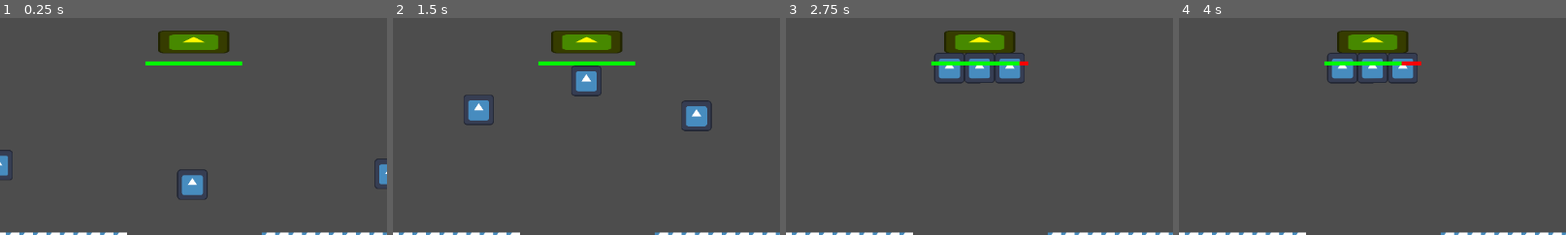
Above: before the commit, frames 1-4 (left to right).
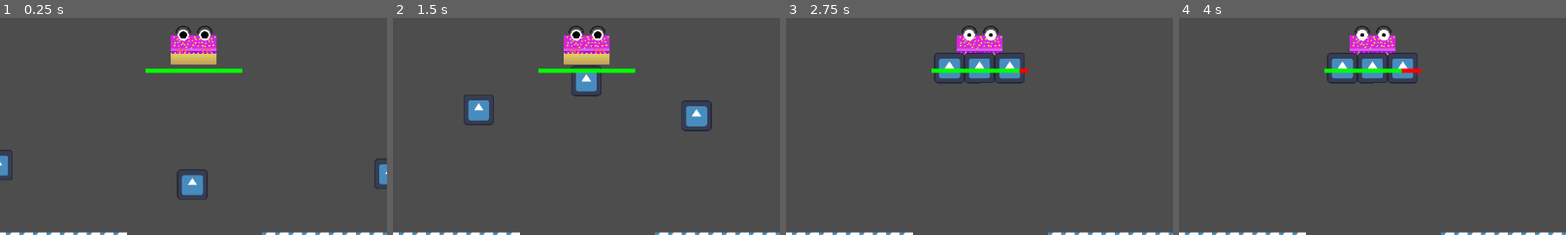
Above: after the commit, the same moments.

Repository: RainbowAsteroids/happy-birthday-bash
Game: Godot game, scene res://World/world.tscn
The game is run twice, just before and just after one commit, with the same random seed, the same clock (stepped at 60 frames per second) and the same inputs. The engine's default icon, where the game draws it, is replaced by a stand-in: a white triangle on a blue panel in a dark square.
Inputs (mouse positions are % of the whole screen's width and height, from its top left):
- Up to frame 1 (0.25 s): no input
- Up to frame 2 (1.5 s): tap Enter (ui_accept) at 0.5, 0.77 s; move the mouse to (72, 45) at 0.52 s; click (72, 45) at 0.67 s; move the mouse to (30, 55) at 1.27 s; click (30, 55) at 1.42 s
- Up to frame 3 (2.75 s): tap Enter (ui_accept) at 1.52 s; move the mouse to (60, 28) at 2.02 s; click (60, 28) at 2.17 s
- Up to frame 4 (4 s): tap Enter (ui_accept) at 2.75, 3.02, 3.5, 3.77 s; move the mouse to (45, 70) at 2.77 s; click (45, 70) at 2.92 s; move the mouse to (80, 65) at 3.52 s; click (80, 65) at 3.67 s
The pictures show only the part of the screen within x 24-73%, y 49-99%; the shares and areas given below are measured in that part.

The runs differ from the first frame. In frame 1, 3.5% of the frame differs, in the area x 37-63%, y 3-26%; in frame 2, 3.5%; in frame 3, 3.0%; in frame 4, 3.0%.

Commit message:
cake art; ref #7

Diff:
--- a/Cake/Cake.gd
+++ b/Cake/Cake.gd
@@ -3,6 +3,11 @@
 static var instance: Cake
 
 @export var health := 100.0
+
+@export var happy_sprite: Sprite2D
+@export var scared_sprite: Sprite2D
+
+var being_attacked := false
 
 @onready var area := $Area2D as Area2D
 
@@ -10,9 +15,15 @@
 	Cake.instance = self
 
 func _physics_process(delta: float):
+	being_attacked = false
+
 	for body in area.get_overlapping_bodies():
 		if body is Enemy:
+			being_attacked = true
 			health -= body.damage * delta
+
+	happy_sprite.visible = not being_attacked
+	scared_sprite.visible = being_attacked
 
 	if health <= 0:
 		print("ded")
--- /dev/null
+++ b/Cake/cake.svg
@@ -0,0 +1,595 @@
+<?xml version="1.0" encoding="UTF-8" standalone="no"?>
+<!-- Created with Inkscape (http://www.inkscape.org/) -->
+
+<svg
+   width="100mm"
+   height="100mm"
+   viewBox="0 0 100 100"
+   version="1.1"
+   id="svg757"
+   sodipodi:docname="cake.svg"
+   inkscape:version="1.2.2 (b0a8486541, 2022-12-01)"
+   inkscape:export-filename="cake-happy.png"
+   inkscape:export-xdpi="960"
+   inkscape:export-ydpi="960"
+   xmlns:inkscape="http://www.inkscape.org/namespaces/inkscape"
+   xmlns:sodipodi="http://sodipodi.sourceforge.net/DTD/sodipodi-0.dtd"
+   xmlns:xlink="http://www.w3.org/1999/xlink"
+   xmlns="http://www.w3.org/2000/svg"
+   xmlns:svg="http://www.w3.org/2000/svg">
+  <sodipodi:namedview
+     id="namedview759"
+     pagecolor="#505050"
+     bordercolor="#ffffff"
+     borderopacity="1"
+     inkscape:showpageshadow="0"
+     inkscape:pageopacity="0.14117647"
+     inkscape:pagecheckerboard="1"
+     inkscape:deskcolor="#3f3f3f"
+     inkscape:document-units="mm"
+     showgrid="true"
+     inkscape:zoom="2"
+     inkscape:cx="-22.25"
+     inkscape:cy="157"
+     inkscape:window-width="2548"
+     inkscape:window-height="1400"
+     inkscape:window-x="0"
+     inkscape:window-y="0"
+     inkscape:window-maximized="1"
+     inkscape:current-layer="layer1">
+    <inkscape:grid
+       type="xygrid"
+       id="grid888"
+       units="mm"
+       spacingx="5"
+       spacingy="5"
+       color="#0099e5"
+       opacity="0.2745098"
+       empcolor="#00d1e5"
+       empopacity="0.51372549"
+       enabled="false" />
+  </sodipodi:namedview>
+  <defs
+     id="defs754">
+    <linearGradient
+       inkscape:collect="always"
+       id="linearGradient5858">
+      <stop
+         style="stop-color:#de21de;stop-opacity:1;"
+         offset="0"
+         id="stop5854" />
+      <stop
+         style="stop-color:#dd9bf1;stop-opacity:1;"
+         offset="1"
+         id="stop5856" />
+    </linearGradient>
+    <linearGradient
+       inkscape:collect="always"
+       id="linearGradient5703">
+      <stop
+         style="stop-color:#f0e661;stop-opacity:1;"
+         offset="0"
+         id="stop5699" />
+      <stop
+         style="stop-color:#be9b5a;stop-opacity:1;"
+         offset="1"
+         id="stop5701" />
+    </linearGradient>
+    <linearGradient
+       inkscape:collect="always"
+       xlink:href="#linearGradient5703"
+       id="linearGradient5705"
+       x1="47.578957"
+       y1="66.656471"
+       x2="47.456993"
+       y2="100.28592"
+       gradientUnits="userSpaceOnUse"
+       gradientTransform="translate(0.09354433)" />
+    <linearGradient
+       inkscape:collect="always"
+       xlink:href="#linearGradient5858"
+       id="linearGradient5860"
+       x1="50"
+       y1="62.220806"
+       x2="50.068966"
+       y2="70.344597"
+       gradientUnits="userSpaceOnUse" />
+  </defs>
+  <g
+     inkscape:label="Layer 1"
+     inkscape:groupmode="layer"
+     id="layer1">
+    <path
+       id="rect942"
+       style="fill:url(#linearGradient5705);fill-opacity:1;stroke-width:10;stroke-linecap:round;stroke-linejoin:round"
+       d="m 10.202978,35.109432 h 80 c 5.54,0 10.011032,4.460011 9.999992,10 L 100.09354,100 c 0,0 -66.567655,0.10943 -89.890562,0.10943 C 4.6629781,100.10943 0.09354433,100 0.09354433,100 L 0.20297816,45.109432 c 0.0110449,-5.539989 4.45999994,-10 9.99999984,-10 z"
+       sodipodi:nodetypes="ssscccss" />
+    <ellipse
+       style="fill:#b60ae4;fill-opacity:1;stroke-width:12.136;stroke-linecap:round;stroke-linejoin:round"
+       id="path4204"
+       cx="5"
+       cy="69.584892"
+       rx="5"
+       ry="7.3640866" />
+    <ellipse
+       style="fill:#b60ae4;fill-opacity:1;stroke-width:12.136;stroke-linecap:round;stroke-linejoin:round"
+       id="circle4932"
+       cx="15"
+       cy="69.584892"
+       rx="5"
+       ry="7.3640866" />
+    <ellipse
+       style="fill:#b60ae4;fill-opacity:1;stroke-width:12.136;stroke-linecap:round;stroke-linejoin:round"
+       id="circle4934"
+       cx="25"
+       cy="69.584892"
+       rx="5"
+       ry="7.3640866" />
+    <ellipse
+       style="fill:#b60ae4;fill-opacity:1;stroke-width:12.136;stroke-linecap:round;stroke-linejoin:round"
+       id="circle4936"
+       cx="35"
+       cy="69.584892"
+       rx="5"
+       ry="7.3640866" />
+    <ellipse
+       style="fill:#b60ae4;fill-opacity:1;stroke-width:12.136;stroke-linecap:round;stroke-linejoin:round"
+       id="circle4938"
+       cx="45"
+       cy="69.584892"
+       rx="5"
+       ry="7.3640866" />
+    <ellipse
+       style="fill:#b60ae4;fill-opacity:1;stroke-width:12.136;stroke-linecap:round;stroke-linejoin:round"
+       id="circle4940"
+       cx="55"
+       cy="69.584892"
+       rx="5"
+       ry="7.3640866" />
+    <ellipse
+       style="fill:#b60ae4;fill-opacity:1;stroke-width:12.136;stroke-linecap:round;stroke-linejoin:round"
+       id="circle4942"
+       cx="65"
+       cy="69.584892"
+       rx="5"
+       ry="7.3640866" />
+    <ellipse
+       style="fill:#b60ae4;fill-opacity:1;stroke-width:12.136;stroke-linecap:round;stroke-linejoin:round"
+       id="circle4944"
+       cx="75"
+       cy="69.584892"
+       rx="5"
+       ry="7.3640866" />
+    <ellipse
+       style="fill:#b60ae4;fill-opacity:1;stroke-width:12.136;stroke-linecap:round;stroke-linejoin:round"
+       id="circle4946"
+       cx="85"
+       cy="69.584892"
+       rx="5"
+       ry="7.3640866" />
+    <ellipse
+       style="fill:#b60ae4;fill-opacity:1;stroke-width:12.136;stroke-linecap:round;stroke-linejoin:round"
+       id="circle4948"
+       cx="95"
+       cy="69.584892"
+       rx="5"
+       ry="7.3640866" />
+    <path
+       id="path4052"
+       style="fill:url(#linearGradient5860);fill-opacity:1;stroke-width:11.0243;stroke-linecap:round;stroke-linejoin:round"
+       d="m 0,35.109432 c 0,0 0.11298017,7.383378 0.10924911,12.15336 V 69.584893 H 100.10935 V 47.262792 C 100.10608,42.566133 100,35.109432 100,35.109432 Z"
+       sodipodi:nodetypes="ccccccc" />
+    <ellipse
+       style="fill:#fcd33d;fill-opacity:1;stroke-width:8.49999;stroke-linecap:round;stroke-linejoin:round"
+       id="path8102"
+       cx="15.01551"
+       cy="43.842976"
+       rx="1.8703386"
+       ry="1.972018" />
+    <ellipse
+       style="fill:#8fde5a;fill-opacity:1;stroke-width:8.49999;stroke-linecap:round;stroke-linejoin:round"
+       id="ellipse10390"
+       cx="19.828293"
+       cy="47.960754"
+       rx="1.8703386"
+       ry="1.972018" />
+    <ellipse
+       style="fill:#fcd33d;fill-opacity:1;stroke-width:8.49999;stroke-linecap:round;stroke-linejoin:round"
+       id="ellipse10392"
+       cx="7.1168604"
+       cy="39.648098"
+       rx="1.8703386"
+       ry="1.972018" />
+    <ellipse
+       style="fill:#fcd33d;fill-opacity:1;stroke-width:8.49999;stroke-linecap:round;stroke-linejoin:round"
+       id="ellipse10394"
+       cx="29.024506"
+       cy="46.925919"
+       rx="1.8703386"
+       ry="1.972018" />
+    <ellipse
+       style="fill:#8fde5a;fill-opacity:1;stroke-width:8.49999;stroke-linecap:round;stroke-linejoin:round"
+       id="ellipse10396"
+       cx="23.84668"
+       cy="43.317154"
+       rx="1.8703386"
+       ry="1.972018" />
+    <ellipse
+       style="fill:#fcd33d;fill-opacity:1;stroke-width:8.49999;stroke-linecap:round;stroke-linejoin:round"
+       id="ellipse10398"
+       cx="37.492462"
+       cy="55.159649"
+       rx="1.8703386"
+       ry="1.972018" />
+    <ellipse
+       style="fill:#8fde5a;fill-opacity:1;stroke-width:8.49999;stroke-linecap:round;stroke-linejoin:round"
+       id="ellipse10400"
+       cx="30.115614"
+       cy="56.165249"
+       rx="1.8703386"
+       ry="1.972018" />
+    <ellipse
+       style="fill:#8fde5a;fill-opacity:1;stroke-width:8.49999;stroke-linecap:round;stroke-linejoin:round"
+       id="ellipse10402"
+       cx="39.932652"
+       cy="48.211788"
+       rx="1.8703386"
+       ry="1.972018" />
+    <ellipse
+       style="fill:#fcd33d;fill-opacity:1;stroke-width:8.49999;stroke-linecap:round;stroke-linejoin:round"
+       id="ellipse10404"
+       cx="39.004883"
+       cy="41.403881"
+       rx="1.8703386"
+       ry="1.972018" />
+    <ellipse
+       style="fill:#fcd33d;fill-opacity:1;stroke-width:8.49999;stroke-linecap:round;stroke-linejoin:round"
+       id="ellipse10406"
+       cx="46.709137"
+       cy="47.091816"
+       rx="1.8703386"
+       ry="1.972018" />
+    <ellipse
+       style="fill:#fcd33d;fill-opacity:1;stroke-width:8.49999;stroke-linecap:round;stroke-linejoin:round"
+       id="ellipse10408"
+       cx="49.167965"
+       cy="57.200451"
+       rx="1.8703386"
+       ry="1.972018" />
+    <ellipse
+       style="fill:#fcd33d;fill-opacity:1;stroke-width:8.49999;stroke-linecap:round;stroke-linejoin:round"
+       id="ellipse10410"
+       cx="53.705963"
+       cy="51.953564"
+       rx="1.8703386"
+       ry="1.972018" />
+    <ellipse
+       style="fill:#fcd33d;fill-opacity:1;stroke-width:8.49999;stroke-linecap:round;stroke-linejoin:round"
+       id="ellipse10412"
+       cx="63.336643"
+       cy="44.369164"
+       rx="1.8703386"
+       ry="1.972018" />
+    <ellipse
+       style="fill:#fcd33d;fill-opacity:1;stroke-width:8.49999;stroke-linecap:round;stroke-linejoin:round"
+       id="ellipse10414"
+       cx="54.911808"
+       cy="44.263927"
+       rx="1.8703386"
+       ry="1.972018" />
+    <ellipse
+       style="fill:#8fde5a;fill-opacity:1;stroke-width:8.49999;stroke-linecap:round;stroke-linejoin:round"
+       id="ellipse10416"
+       cx="61.748585"
+       cy="51.211788"
+       rx="1.8703386"
+       ry="1.972018" />
+    <ellipse
+       style="fill:#fcd33d;fill-opacity:1;stroke-width:8.49999;stroke-linecap:round;stroke-linejoin:round"
+       id="ellipse10418"
+       cx="70.478539"
+       cy="44.019836"
+       rx="1.8703386"
+       ry="1.972018" />
+    <ellipse
+       style="fill:#fcd33d;fill-opacity:1;stroke-width:8.49999;stroke-linecap:round;stroke-linejoin:round"
+       id="ellipse10420"
+       cx="68.215569"
+       cy="51.589256"
+       rx="1.8703386"
+       ry="1.972018" />
+    <ellipse
+       style="fill:#fcd33d;fill-opacity:1;stroke-width:8.49999;stroke-linecap:round;stroke-linejoin:round"
+       id="ellipse10422"
+       cx="52.25201"
+       cy="39.797554"
+       rx="1.8703386"
+       ry="1.972018" />
+    <ellipse
+       style="fill:#fcd33d;fill-opacity:1;stroke-width:8.49999;stroke-linecap:round;stroke-linejoin:round"
+       id="ellipse10424"
+       cx="26.808317"
+       cy="53.121044"
+       rx="1.8703386"
+       ry="1.972018" />
+    <ellipse
+       style="fill:#fcd33d;fill-opacity:1;stroke-width:8.49999;stroke-linecap:round;stroke-linejoin:round"
+       id="ellipse10426"
+       cx="23.404911"
+       cy="56.050518"
+       rx="1.8703386"
+       ry="1.972018" />
+    <ellipse
+       style="fill:#fcd33d;fill-opacity:1;stroke-width:8.49999;stroke-linecap:round;stroke-linejoin:round"
+       id="ellipse10428"
+       cx="8.0778913"
+       cy="58.12384"
+       rx="1.8703386"
+       ry="1.972018" />
+    <ellipse
+       style="fill:#8fde5a;fill-opacity:1;stroke-width:8.49999;stroke-linecap:round;stroke-linejoin:round"
+       id="ellipse10430"
+       cx="17.388111"
+       cy="59.347954"
+       rx="1.8703386"
+       ry="1.972018" />
+    <ellipse
+       style="fill:#8fde5a;fill-opacity:1;stroke-width:8.49999;stroke-linecap:round;stroke-linejoin:round"
+       id="ellipse10432"
+       cx="9.2811794"
+       cy="52.16185"
+       rx="1.8703386"
+       ry="1.972018" />
+    <ellipse
+       style="fill:#fcd33d;fill-opacity:1;stroke-width:8.49999;stroke-linecap:round;stroke-linejoin:round"
+       id="ellipse10434"
+       cx="16.075191"
+       cy="51.718239"
+       rx="1.8703386"
+       ry="1.972018" />
+    <ellipse
+       style="fill:#8fde5a;fill-opacity:1;stroke-width:8.49999;stroke-linecap:round;stroke-linejoin:round"
+       id="ellipse10436"
+       cx="59.832745"
+       cy="59.088875"
+       rx="1.8703386"
+       ry="1.972018" />
+    <ellipse
+       style="fill:#fcd33d;fill-opacity:1;stroke-width:8.49999;stroke-linecap:round;stroke-linejoin:round"
+       id="ellipse10438"
+       cx="74.561592"
+       cy="59.829189"
+       rx="1.8703386"
+       ry="1.972018" />
+    <ellipse
+       style="fill:#8fde5a;fill-opacity:1;stroke-width:8.49999;stroke-linecap:round;stroke-linejoin:round"
+       id="ellipse10440"
+       cx="76.900566"
+       cy="52.974144"
+       rx="1.8703386"
+       ry="1.972018" />
+    <ellipse
+       style="fill:#fcd33d;fill-opacity:1;stroke-width:8.49999;stroke-linecap:round;stroke-linejoin:round"
+       id="ellipse10442"
+       cx="69.710808"
+       cy="58.261955"
+       rx="1.8703386"
+       ry="1.972018" />
+    <ellipse
+       style="fill:#8fde5a;fill-opacity:1;stroke-width:8.49999;stroke-linecap:round;stroke-linejoin:round"
+       id="ellipse10444"
+       cx="77.314209"
+       cy="45.473423"
+       rx="1.8703386"
+       ry="1.972018" />
+    <ellipse
+       style="fill:#8fde5a;fill-opacity:1;stroke-width:8.49999;stroke-linecap:round;stroke-linejoin:round"
+       id="ellipse10446"
+       cx="90.57814"
+       cy="49.541504"
+       rx="1.8703386"
+       ry="1.972018" />
+    <ellipse
+       style="fill:#fcd33d;fill-opacity:1;stroke-width:8.49999;stroke-linecap:round;stroke-linejoin:round"
+       id="ellipse10448"
+       cx="83.719078"
+       cy="48.789131"
+       rx="1.8703386"
+       ry="1.972018" />
+    <ellipse
+       style="fill:#fcd33d;fill-opacity:1;stroke-width:8.49999;stroke-linecap:round;stroke-linejoin:round"
+       id="ellipse10450"
+       cx="84.300079"
+       cy="58.72858"
+       rx="1.8703386"
+       ry="1.972018" />
+    <ellipse
+       style="fill:#8fde5a;fill-opacity:1;stroke-width:8.49999;stroke-linecap:round;stroke-linejoin:round"
+       id="ellipse10452"
+       cx="89.164749"
+       cy="43.043461"
+       rx="1.8703386"
+       ry="1.972018" />
+    <ellipse
+       style="fill:#fcd33d;fill-opacity:1;stroke-width:8.49999;stroke-linecap:round;stroke-linejoin:round"
+       id="ellipse10454"
+       cx="93.44075"
+       cy="57.404343"
+       rx="1.8703386"
+       ry="1.972018" />
+    <ellipse
+       style="fill:#fcd33d;fill-opacity:1;stroke-width:8.49999;stroke-linecap:round;stroke-linejoin:round"
+       id="ellipse10456"
+       cx="78.007759"
+       cy="38.909969"
+       rx="1.8703386"
+       ry="1.972018" />
+    <ellipse
+       style="fill:#fcd33d;fill-opacity:1;stroke-width:8.49999;stroke-linecap:round;stroke-linejoin:round"
+       id="ellipse10458"
+       cx="82.291069"
+       cy="43.215202"
+       rx="1.8703386"
+       ry="1.972018" />
+    <ellipse
+       style="fill:#8fde5a;fill-opacity:1;stroke-width:8.49999;stroke-linecap:round;stroke-linejoin:round"
+       id="ellipse10460"
+       cx="96.587273"
+       cy="39.842857"
+       rx="1.8703386"
+       ry="1.972018" />
+    <ellipse
+       style="fill:#fcd33d;fill-opacity:1;stroke-width:8.49999;stroke-linecap:round;stroke-linejoin:round"
+       id="ellipse10462"
+       cx="34.346672"
+       cy="61.53418"
+       rx="1.8703386"
+       ry="1.972018" />
+    <ellipse
+       style="fill:#8fde5a;fill-opacity:1;stroke-width:8.49999;stroke-linecap:round;stroke-linejoin:round"
+       id="ellipse10464"
+       cx="45.195255"
+       cy="63.718952"
+       rx="1.8703386"
+       ry="1.972018" />
+    <circle
+       style="fill:#ffffff;fill-opacity:1;stroke-width:12.0408;stroke-linecap:round;stroke-linejoin:round"
+       id="path11298"
+       cx="27.201838"
+       cy="35"
+       r="12.040801" />
+    <circle
+       style="fill:#000000;fill-opacity:1;stroke-width:4.13093;stroke-linecap:round;stroke-linejoin:round"
+       id="circle11300"
+       cx="27.201838"
+       cy="35"
+       r="4.1309295" />
+    <circle
+       style="fill:#ffffff;fill-opacity:1;stroke-width:12.0408;stroke-linecap:round;stroke-linejoin:round"
+       id="circle11302"
+       cx="74.272179"
+       cy="35"
+       r="12.040801" />
+    <g
+       id="g12055">
+      <circle
+         style="fill:#ffffff;fill-opacity:1;stroke-width:12.0408;stroke-linecap:round;stroke-linejoin:round"
+         id="circle12043"
+         cx="27.201838"
+         cy="35"
+         r="12.040801" />
+      <circle
+         style="fill:#000000;fill-opacity:1;stroke-width:8.26505;stroke-linecap:round;stroke-linejoin:round"
+         id="circle12045"
+         cx="27.201838"
+         cy="35"
+         r="8.2650442" />
+      <circle
+         style="fill:#ffffff;fill-opacity:1;stroke-width:12.0408;stroke-linecap:round;stroke-linejoin:round"
+         id="circle12047"
+         cx="74.272179"
+         cy="35"
+         r="12.040801" />
+      <circle
+         style="fill:#000000;fill-opacity:1;stroke-width:8.26505;stroke-linecap:round;stroke-linejoin:round"
+         id="circle12049"
+         cx="74.272179"
+         cy="35"
+         r="8.2650442" />
+    </g>
+    <path
+       style="fill:none;fill-opacity:1;stroke:#1a1a1a;stroke-width:3;stroke-linecap:round;stroke-linejoin:round;stroke-dasharray:none;stroke-opacity:1"
+       id="circle12061"
+       sodipodi:type="arc"
+       sodipodi:cx="27.201838"
+       sodipodi:cy="32.028862"
+       sodipodi:rx="16"
+       sodipodi:ry="16"
+       sodipodi:start="3.3161256"
+       sodipodi:end="6.1086524"
+       sodipodi:arc-type="arc"
+       d="M 11.444914,29.250491 A 16,16 0 0 1 27.201838,16.028862 16,16 0 0 1 42.958762,29.250491"
+       sodipodi:open="true" />
+    <path
+       style="fill:none;fill-opacity:1;stroke:#1a1a1a;stroke-width:3;stroke-linecap:round;stroke-linejoin:round;stroke-dasharray:none;stroke-opacity:1"
+       id="path13619"
+       sodipodi:type="arc"
+       sodipodi:cx="74.313484"
+       sodipodi:cy="32.028862"
+       sodipodi:rx="16"
+       sodipodi:ry="16"
+       sodipodi:start="3.3161256"
+       sodipodi:end="6.1086524"
+       sodipodi:arc-type="arc"
+       d="M 58.55656,29.250491 A 16,16 0 0 1 74.313484,16.028862 16,16 0 0 1 90.070408,29.250491"
+       sodipodi:open="true" />
+    <circle
+       style="fill:#000000;fill-opacity:1;stroke-width:4.13093;stroke-linecap:round;stroke-linejoin:round"
+       id="circle15164"
+       cx="74.41964"
+       cy="35"
+       r="4.1309295" />
+    <g
+       id="g17559"
+       transform="matrix(2.6030524,0,0,2.6030524,-71.024327,-38.032215)">
+      <rect
+         style="fill:#ff5555;fill-opacity:1;stroke:none;stroke-width:0.43369;stroke-dasharray:none"
+         id="rect14267"
+         width="1.3397274"
+         height="4.6262755"
+         x="7.113626"
+         y="50.194424"
+         ry="0.80640185"
+         transform="rotate(-30)" />
+      <rect
+         style="fill:#ff5555;fill-opacity:1;stroke:none;stroke-width:0.43369;stroke-dasharray:none"
+         id="rect14321"
+         width="1.3397274"
+         height="4.6262755"
+         x="9.9709816"
+         y="51.84412"
+         ry="0.80640185"
+         transform="rotate(-30)" />
+      <rect
+         style="fill:#ff5555;fill-opacity:1;stroke:none;stroke-width:0.43369;stroke-dasharray:none"
+         id="rect14323"
+         width="1.3397274"
+         height="4.6262755"
+         x="12.621671"
+         y="53.374496"
+         ry="0.80640185"
+         transform="rotate(-30)" />
+    </g>
+    <g
+       id="g17564"
+       transform="matrix(2.6030524,0,0,2.6030524,-83.705395,-38.032215)">
+      <rect
+         style="fill:#ff5555;fill-opacity:1;stroke:none;stroke-width:0.43369;stroke-dasharray:none"
+         id="rect14325"
+         width="1.3397274"
+         height="4.6262755"
+         x="29.564154"
+         y="63.156242"
+         ry="0.80640185"
+         transform="rotate(-30)" />
+      <rect
+         style="fill:#ff5555;fill-opacity:1;stroke:none;stroke-width:0.43369;stroke-dasharray:none"
+         id="rect14327"
+         width="1.3397274"
+         height="4.6262755"
+         x="32.421509"
+         y="64.805939"
+         ry="0.80640185"
+         transform="rotate(-30)" />
+      <rect
+         style="fill:#ff5555;fill-opacity:1;stroke:none;stroke-width:0.43369;stroke-dasharray:none"
+         id="rect14329"
+         width="1.3397274"
+         height="4.6262755"
+         x="35.072197"
+         y="66.336311"
+         ry="0.80640185"
+         transform="rotate(-30)" />
+    </g>
+  </g>
+</svg>
--- a/Cake/cake.tscn
+++ b/Cake/cake.tscn
@@ -1,7 +1,8 @@
-[gd_scene load_steps=6 format=3 uid="uid://kyp60bl755aw"]
+[gd_scene load_steps=7 format=3 uid="uid://kyp60bl755aw"]
 
-[ext_resource type="Texture2D" uid="uid://cc2j3r46e7v2x" path="res://icon.svg" id="1_pf7ic"]
 [ext_resource type="Script" path="res://Cake/Cake.gd" id="1_tqfv3"]
+[ext_resource type="Texture2D" uid="uid://c1cfyfxu5lv6i" path="res://Cake/cake-scared.png" id="2_o4pm4"]
+[ext_resource type="Texture2D" uid="uid://cj7gc8ucve3xm" path="res://Cake/cake-happy.png" id="3_52ylp"]
 [ext_resource type="Script" path="res://Cake/HealthBar.gd" id="3_o5ogn"]
 
 [sub_resource type="RectangleShape2D" id="RectangleShape2D_8rr22"]
@@ -10,17 +11,24 @@
 [sub_resource type="RectangleShape2D" id="RectangleShape2D_i7ehi"]
 size = Vector2(521.5, 207.5)
 
-[node name="Cake" type="StaticBody2D"]
+[node name="Cake" type="StaticBody2D" node_paths=PackedStringArray("happy_sprite", "scared_sprite")]
 scale = Vector2(0.36, 0.36)
 collision_layer = 2
 collision_mask = 11
 script = ExtResource("1_tqfv3")
+happy_sprite = NodePath("Sprites/Cake-happy")
+scared_sprite = NodePath("Sprites/Cake-scared")
 
-[node name="Icon" type="Sprite2D" parent="."]
-modulate = Color(1, 0.976471, 0, 1)
-scale = Vector2(2.3, 0.75)
-texture = ExtResource("1_pf7ic")
-metadata/_edit_lock_ = true
+[node name="Sprites" type="Node2D" parent="."]
+scale = Vector2(1, 1)
+
+[node name="Cake-scared" type="Sprite2D" parent="Sprites"]
+scale = Vector2(0.05, 0.05)
+texture = ExtResource("2_o4pm4")
+
+[node name="Cake-happy" type="Sprite2D" parent="Sprites"]
+scale = Vector2(0.05, 0.05)
+texture = ExtResource("3_52ylp")
 
 [node name="CollisionShape2D" type="CollisionShape2D" parent="."]
 visible = false
@@ -39,7 +47,7 @@
 
 [node name="HealthBar" type="Node2D" parent="."]
 z_index = 10
-position = Vector2(0, 88.8889)
+position = Vector2(0, 119.444)
 script = ExtResource("3_o5ogn")
 length = 400
 width = 15.0
--- a/Weapon/Stick/stick.svg
+++ b/Weapon/Stick/stick.svg
@@ -9,6 +9,9 @@
    id="svg5"
    inkscape:version="1.2.2 (b0a8486541, 2022-12-01)"
    sodipodi:docname="stick.svg"
+   inkscape:export-filename="stick-body.png"
+   inkscape:export-xdpi="960"
+   inkscape:export-ydpi="960"
    xmlns:inkscape="http://www.inkscape.org/namespaces/inkscape"
    xmlns:sodipodi="http://sodipodi.sourceforge.net/DTD/sodipodi-0.dtd"
    xmlns="http://www.w3.org/2000/svg"
@@ -25,9 +28,9 @@
      inkscape:document-units="mm"
      showgrid="true"
      inkscape:zoom="2.587745"
-     inkscape:cx="51.589319"
+     inkscape:cx="51.396101"
      inkscape:cy="162.68991"
-     inkscape:window-width="2548"
+     inkscape:window-width="1271"
      inkscape:window-height="1400"
      inkscape:window-x="0"
      inkscape:window-y="0"
Binary file added: Cake/cake-happy.png
Not shown, added: Cake/cake-happy.png.import
Binary file added: Cake/cake-scared.png
Not shown, added: Cake/cake-scared.png.import
Not shown, added: Cake/cake.svg.import
